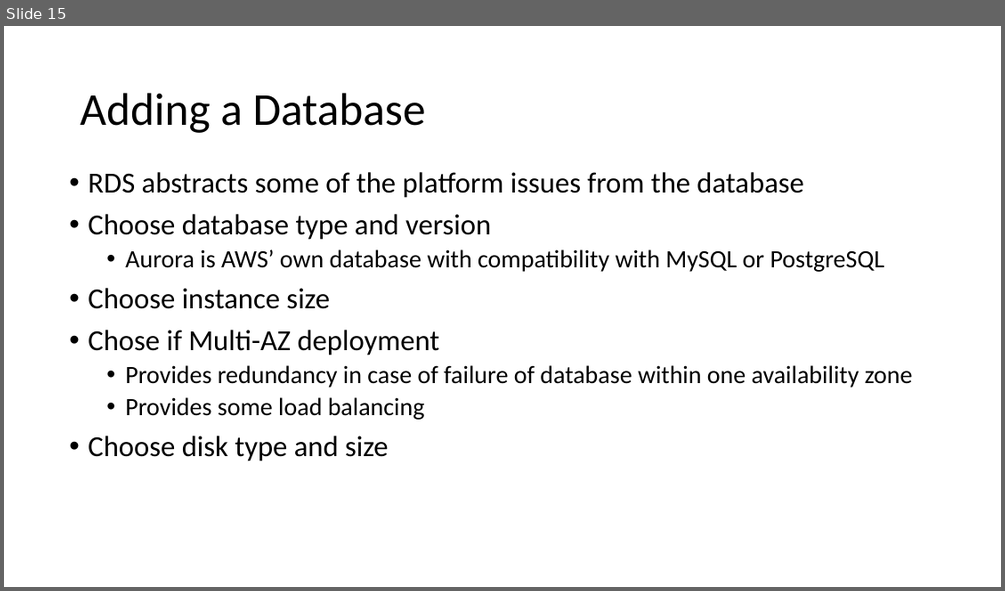
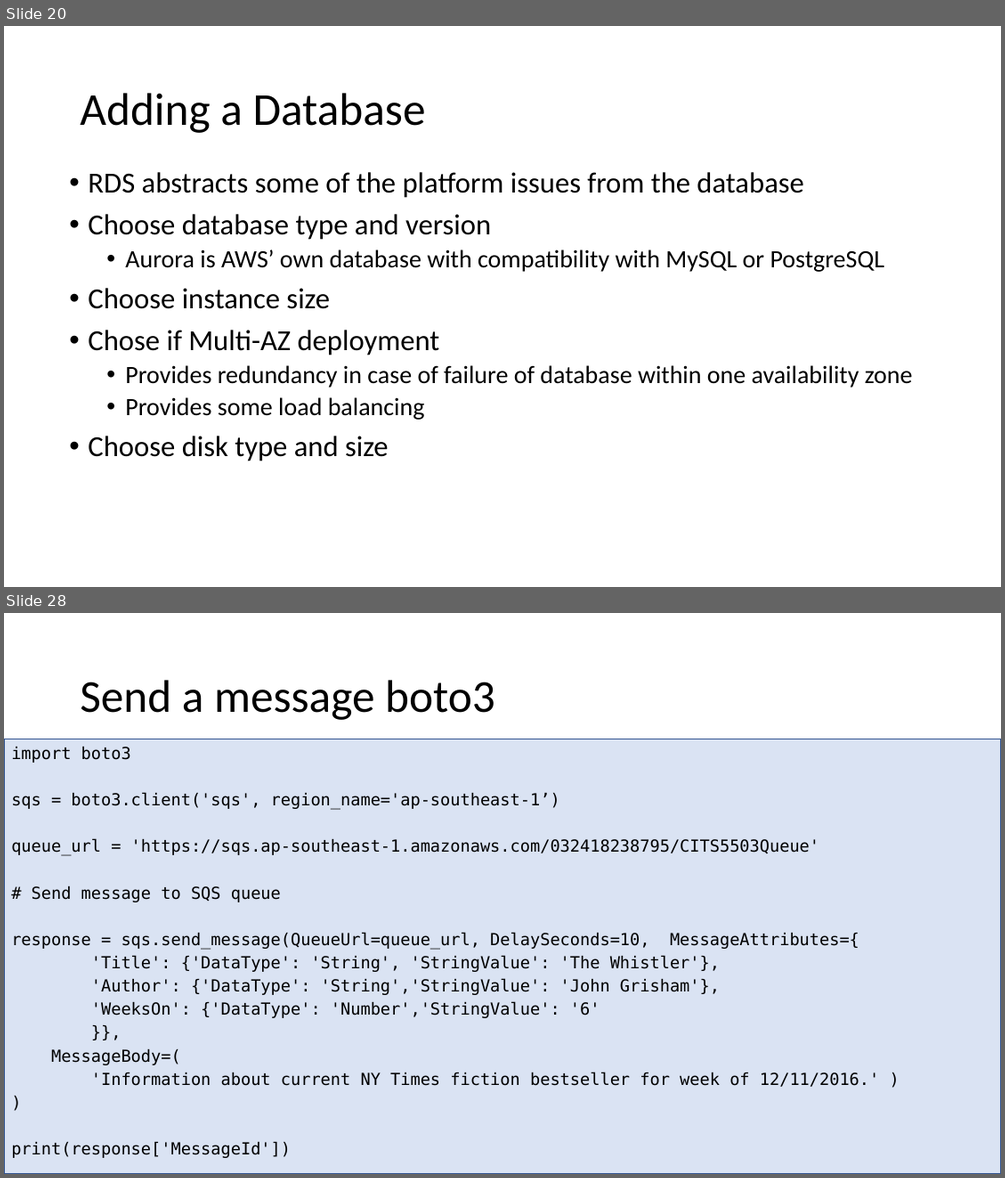
Before and after one commit to uwacsp/cits5503, a slide deck: Lectures/CITS5503WebArchitecture.pptx. Shown one above the other, each under a label of ours: slide 15 before the commit, slides 20 and 28 after it; the slides between them are not shown. The pictures are 1005x591 and 1005x1178 pixels, drawn with LibreOffice and Linux fonts; fonts in the diff are those of the drawing. Boxes give left, top, right and bottom in pixels: in the first picture for what was removed or moved away, otherwise in the second. Text is boxed around its words. In the diff, an @@ line names an element or a change of style, - is before the commit and + after.

```diff
--- a/Lectures/CITS5503WebArchitecture.pptx
+++ b/Lectures/CITS5503WebArchitecture.pptx
@@ slide 28 added at bbox=[4, 613, 1001, 1174], background #FFFFFF @@
@@ title added at bbox=[80, 680, 495, 720], 44 pt, text #000000 @@
+Send a message boto3
@@ rectangle added at bbox=[4, 739, 1001, 1174], fill #DAE3F3, outline #325491 1 pt, 16 pt, text #000000 @@
+import boto3
+sqs = boto3.client('sqs', region_name='ap-southeast-1’)
+queue_url = 'https://sqs.ap-southeast-1.amazonaws.com/032418238795/CITS5503Queue'
+# Send message to SQS queue
+response = sqs.send_message(QueueUrl=queue_url, DelaySeconds=10, MessageAttributes={
+'Title': {'DataType': 'String', 'StringValue': 'The Whistler'},
+'Author': {'DataType': 'String','StringValue': 'John Grisham'},
+'WeeksOn': {'DataType': 'Number','StringValue': '6'
+}},
+MessageBody=(
+'Information about current NY Times fiction bestseller for week of 12/11/2016.' )
+)
+print(response['MessageId'])
@@ what was slide 15 is now slide 20 @@
```
Also in this commit, not shown: 8 slides changed, 13 other slides added, 5 slides removed, 1 other file.
